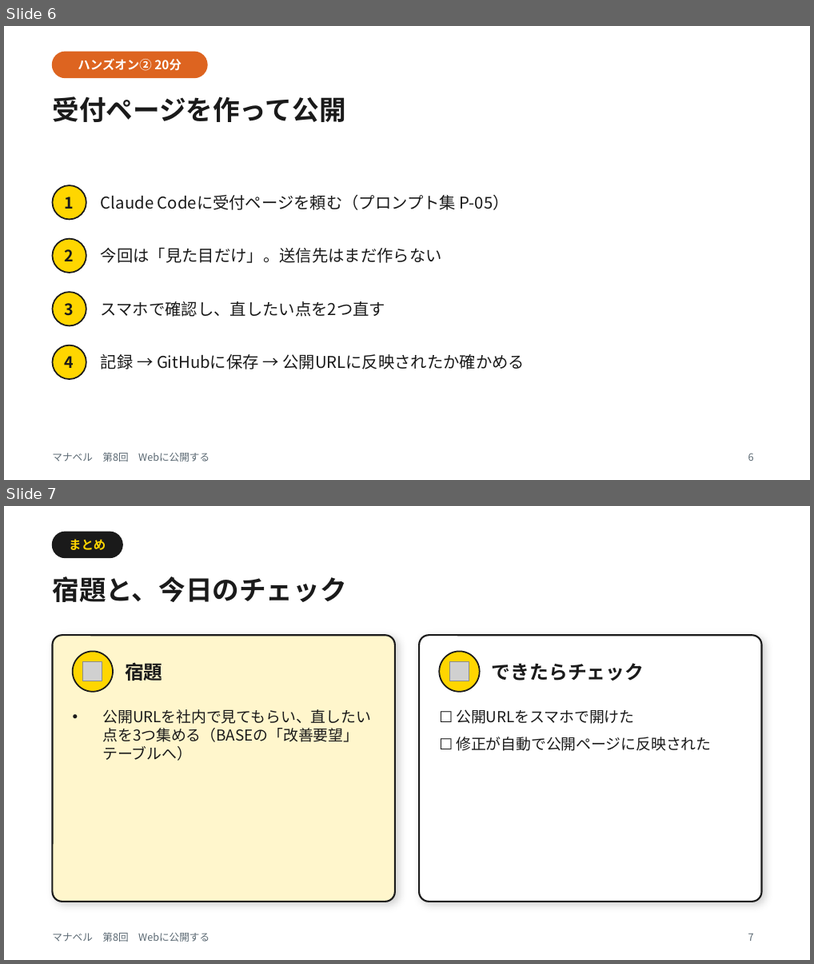
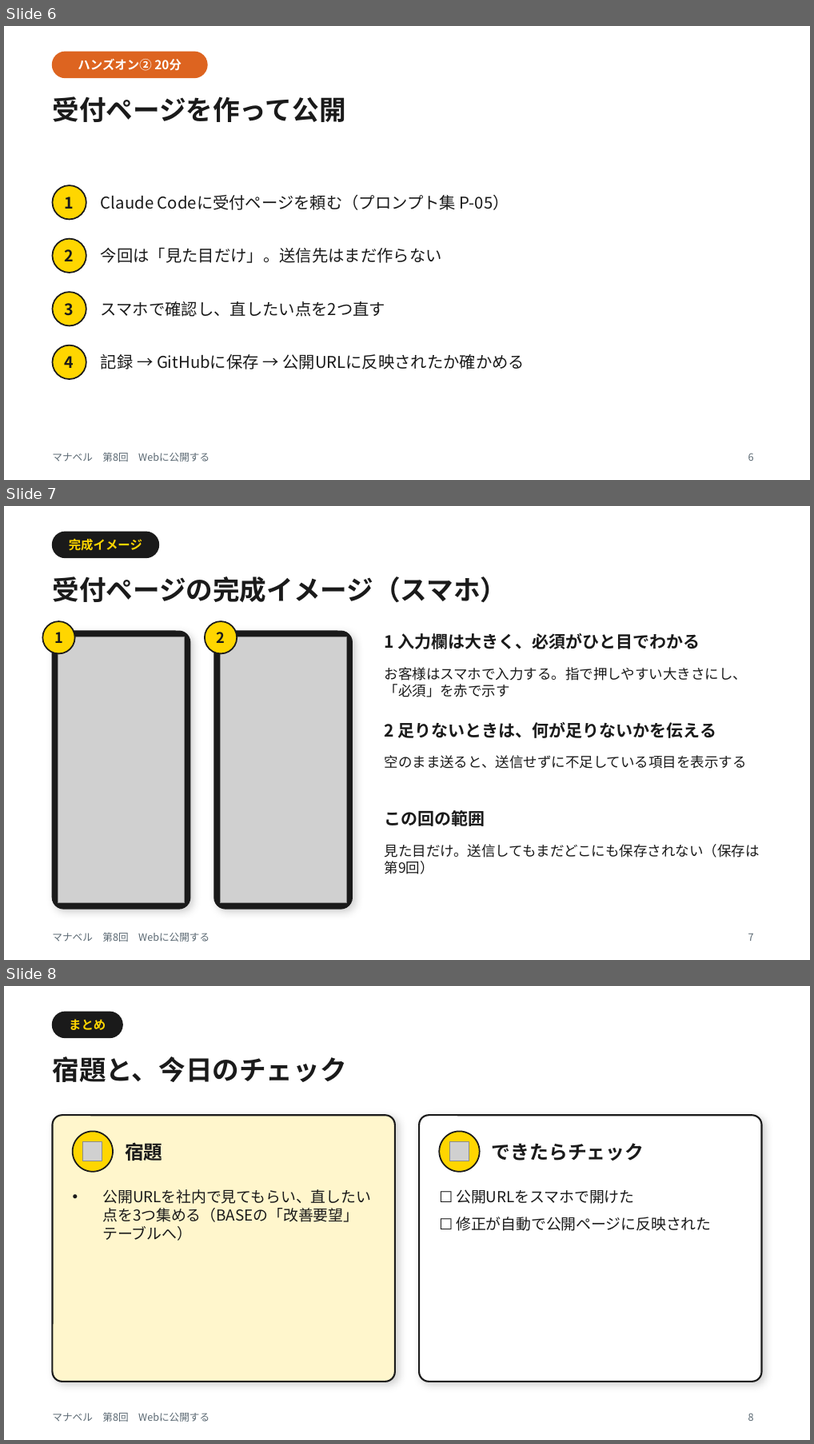
Before and after one commit to OfficePlata/33yell, a slide deck: manaberu/slides/manaberu-08-publish-web.pptx. Shown one above the other, each under a label of ours: slides 6 and 7 before the commit, slides 6, 7 and 8 after it. The pictures are 814x964 and 814x1444 pixels, drawn with LibreOffice and Linux fonts; fonts in the diff are those of the drawing; grey boxes stand for pictures. Boxes give left, top, right and bottom in pixels: in the first picture for what was removed or moved away, otherwise in the second. Text is boxed around its words. In the diff, an @@ line names an element or a change of style, - is before the commit and + after.

```diff
--- a/manaberu/slides/manaberu-08-publish-web.pptx
+++ b/manaberu/slides/manaberu-08-publish-web.pptx
@@ slide 7 added at <box>4,506,810,960</box>, background #FFFFFF; not listed: 1 template element that a slide beside it also shows @@
@@ rounded rectangle added at <box>52,532,159,558</box>, fill #1A1A1A, outline #1A1A1A 1 pt @@
@@ text added at <box>69,539,142,551</box>, 11 pt, text #FFD600, bold @@
+完成イメージ
@@ title added at <box>52,576,507,603</box>, 24 pt, text #1A1A1A, bold @@
+受付ページの完成イメージ（スマホ）
@@ ellipse added at <box>42,621,75,653</box>, fill #FFD600, outline #1A1A1A 1.25 pt @@
@@ ellipse added at <box>205,621,237,653</box>, fill #FFD600, outline #1A1A1A 1.25 pt @@
@@ rounded rectangle added at <box>52,631,190,908</box>, fill #1A1A1A, outline #1A1A1A 1 pt @@
@@ text added at <box>54,632,63,643</box>, 13 pt, text #1A1A1A, bold @@
+1
@@ picture added at <box>58,636,185,903</box> @@
@@ rounded rectangle added at <box>214,631,352,908</box>, fill #1A1A1A, outline #1A1A1A 1 pt @@
@@ text added at <box>217,632,226,643</box>, 13 pt, text #1A1A1A, bold @@
+2
@@ picture added at <box>220,636,346,903</box> @@
@@ text added at <box>385,633,700,649</box>, 15 pt, text #1A1A1A, bold @@
+1 入力欄は大きく、必須がひと目でわかる
@@ text added at <box>385,667,748,697</box>, 12.5 pt, text #1A1A1A @@
+お客様はスマホで入力する。指で押しやすい大きさにし、「必須」を赤で示す
@@ text added at <box>385,722,717,738</box>, 15 pt, text #1A1A1A, bold @@
+2 足りないときは、何が足りないかを伝える
@@ text added at <box>385,755,747,768</box>, 12.5 pt, text #1A1A1A @@
+空のまま送ると、送信せずに不足している項目を表示する
@@ text added at <box>385,810,486,826</box>, 15 pt, text #1A1A1A, bold @@
+この回の範囲
@@ text added at <box>385,844,760,874</box>, 12.5 pt, text #1A1A1A @@
+見た目だけ。送信してもまだどこにも保存されない（保存は第9回）
@@ page number added at <box>749,932,754,940</box>, 9 pt, text #5A6872 @@
+7
@@ what was slide 7 is now slide 8 @@
@@ page number at <box>749,1412,754,1420</box>: text changed @@
-7
+8
```
Also in this commit, not shown: 18 other files.
